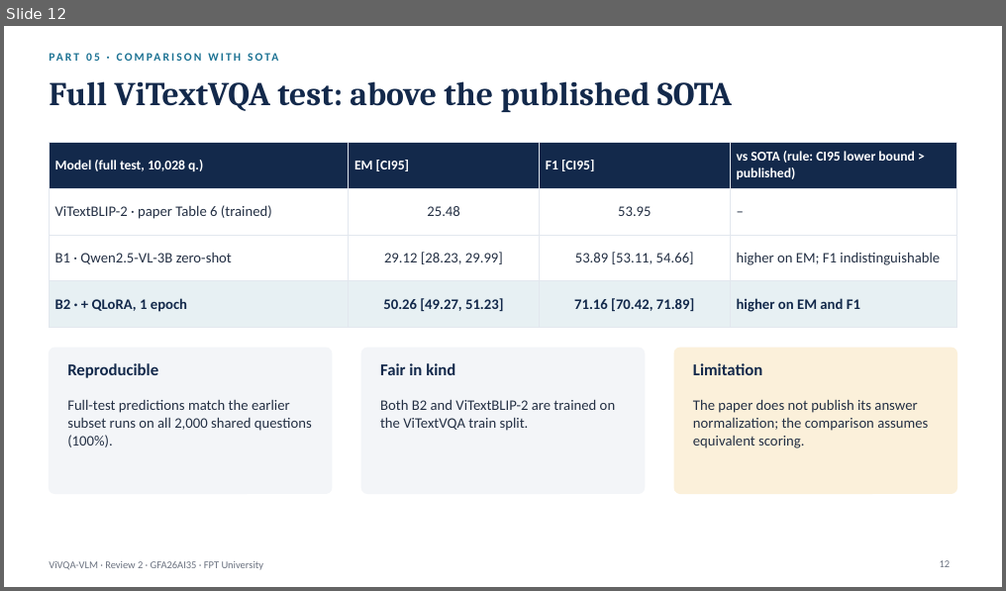
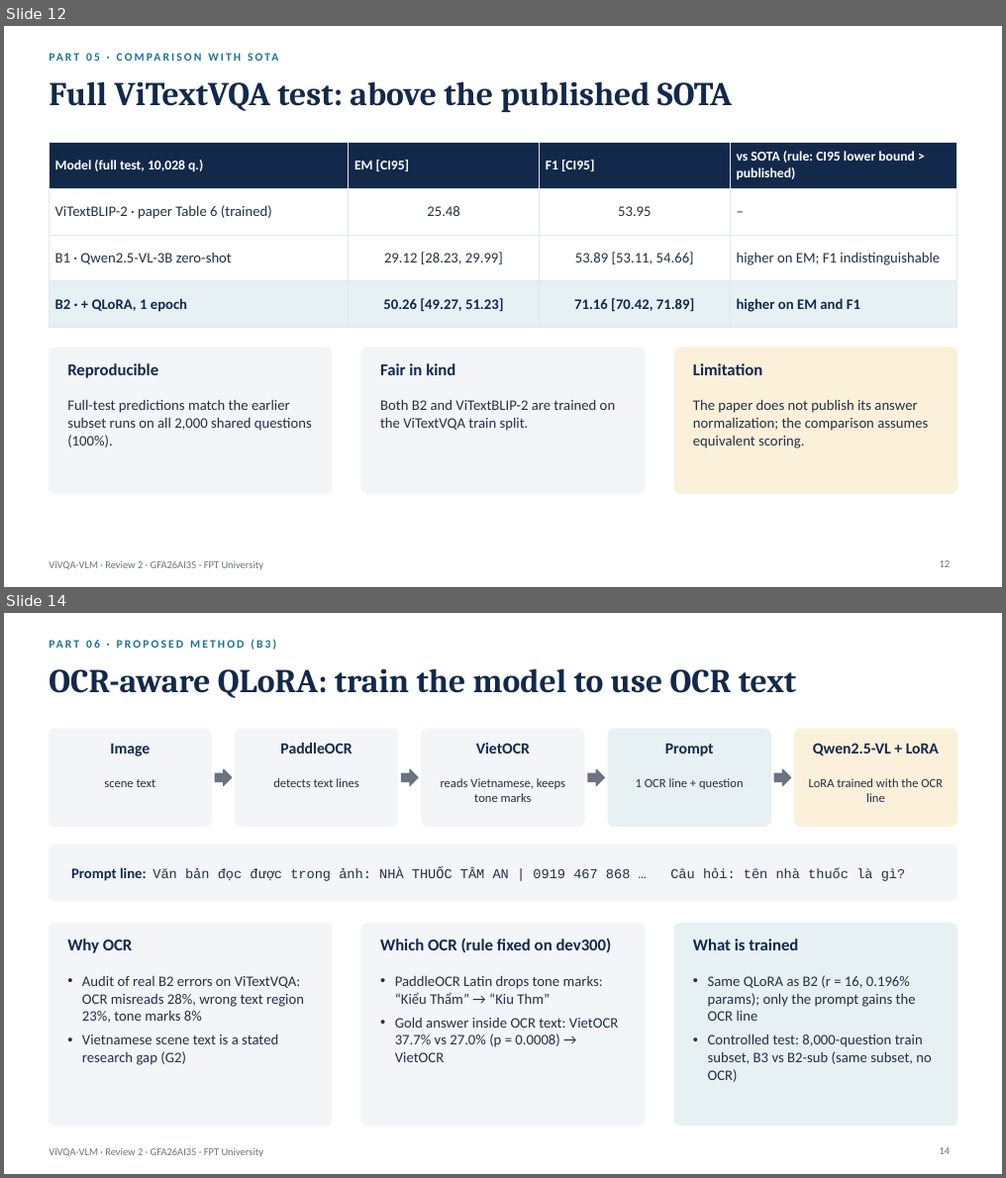
Before and after one commit to PLHGNAOH/ViVQA-VLM, a slide deck: docs/W07/ViVQA-VLM_Review2_EN.pptx. Shown one above the other, each under a label of ours: slide 12 before the commit, slides 12 and 14 after it; the slides between them are not shown. The pictures are 1006x591 and 1006x1178 pixels, drawn with LibreOffice and Linux fonts; fonts in the diff are those of the drawing. Boxes give left, top, right and bottom in pixels: in the first picture for what was removed or moved away, otherwise in the second. Text is boxed around its words. In the diff, an @@ line names an element or a change of style, - is before the commit and + after.

```diff
--- a/docs/W07/ViVQA-VLM_Review2_EN.pptx
+++ b/docs/W07/ViVQA-VLM_Review2_EN.pptx
@@ slide 14 added at (4,613,1002,1174), background #FFFFFF; not listed: 1 template element that a slide beside it also shows @@
@@ text added at (49,637,723,660), 11 pt, text #1C7293, bold @@
+PART 06 · PROPOSED METHOD (B3)
@@ title added at (49,668,796,698), 32 pt, text #13294B, bold @@
+OCR-aware QLoRA: train the model to use OCR text
@@ rounded rectangle added at (49,729,211,827), fill #F3F5F8, outline #F3F5F8 1 pt @@
@@ rounded rectangle added at (236,729,398,827), fill #F3F5F8, outline #F3F5F8 1 pt @@
@@ rounded rectangle added at (422,729,584,827), fill #F3F5F8, outline #F3F5F8 1 pt @@
@@ rounded rectangle added at (608,729,770,827), fill #E7F0F3, outline #E7F0F3 1 pt @@
@@ rounded rectangle added at (795,729,957,827), fill #FBF0DA, outline #FBF0DA 1 pt @@
@@ text added at (110,743,150,757), 15 pt, text #13294B, bold @@
+Image
@@ text added at (280,743,351,754), 15 pt, text #13294B, bold @@
+PaddleOCR
@@ text added at (476,743,530,754), 15 pt, text #13294B, bold @@
+VietOCR
@@ text added at (665,743,714,757), 15 pt, text #13294B, bold @@
+Prompt
@@ text added at (813,743,939,756), 15 pt, text #13294B, bold @@
+Qwen2.5-VL + LoRA
@@ text added at (104,779,156,787), 12 pt, text #243044 @@
+scene text
@@ right arrow added at (215,769,232,786), fill #6B7280, outline #6B7280 1 pt @@
@@ text added at (273,778,359,787), 12 pt, text #243044 @@
+detects text lines
@@ right arrow added at (402,769,418,786), fill #6B7280, outline #6B7280 1 pt @@
@@ text added at (441,778,565,802), 12 pt, text #243044 @@
+reads Vietnamese, keeps tone marks
@@ right arrow added at (588,769,604,786), fill #6B7280, outline #6B7280 1 pt @@
@@ text added at (636,778,744,789), 12 pt, text #243044 @@
+1 OCR line + question
@@ right arrow added at (774,769,791,786), fill #6B7280, outline #6B7280 1 pt @@
@@ text added at (809,778,943,802), 12 pt, text #243044 @@
+LoRA trained with the OCR line
@@ rounded rectangle added at (49,845,957,901), fill #F3F5F8, outline #F3F5F8 1 pt @@
@@ text added at (71,867,906,881), 13 pt, text #243044 @@
+Prompt line: Văn bản đọc được trong ảnh: NHÀ THUỐC TÂM AN | 0919 467 868 … Câu hỏi: tên nhà thuốc là gì?
@@ rounded rectangle added at (49,924,332,1126), fill #F3F5F8, outline #F3F5F8 1 pt @@
@@ text added at (67,939,133,954), 16 pt, text #13294B, bold @@
+Why OCR
@@ rounded rectangle added at (361,924,645,1126), fill #F3F5F8, outline #F3F5F8 1 pt @@
@@ text added at (380,939,612,954), 16 pt, text #13294B, bold @@
+Which OCR (rule fixed on dev300)
@@ rounded rectangle added at (675,924,957,1126), fill #E7F0F3, outline #E7F0F3 1 pt @@
@@ text added at (693,939,798,951), 16 pt, text #13294B, bold @@
+What is trained
@@ text added at (82,976,304,1065), 14 pt, text #243044 @@
+• Audit of real B2 errors on ViTextVQA: OCR misreads 28%, wrong text region 23%, tone marks 8%
+• Vietnamese scene text is a stated research gap (G2)
@@ text added at (395,975,618,1062), 14 pt, text #243044 @@
+• PaddleOCR Latin drops tone marks: “Kiểu Thẩm” → “Kiu Thm”
+• Gold answer inside OCR text: VietOCR 37.7% vs 27.0% (p = 0.0008) → VietOCR
@@ text added at (708,975,931,1082), 14 pt, text #243044 @@
+• Same QLoRA as B2 (r = 16, 0.196% params); only the prompt gains the OCR line
+• Controlled test: 8,000-question train subset, B3 vs B2-sub (same subset, no OCR)
@@ page number added at (940,1148,950,1155), 10 pt, text #6B7280 @@
+14
```
Also in this commit, not shown: 10 slides changed, 3 other slides added, 5 other files.
